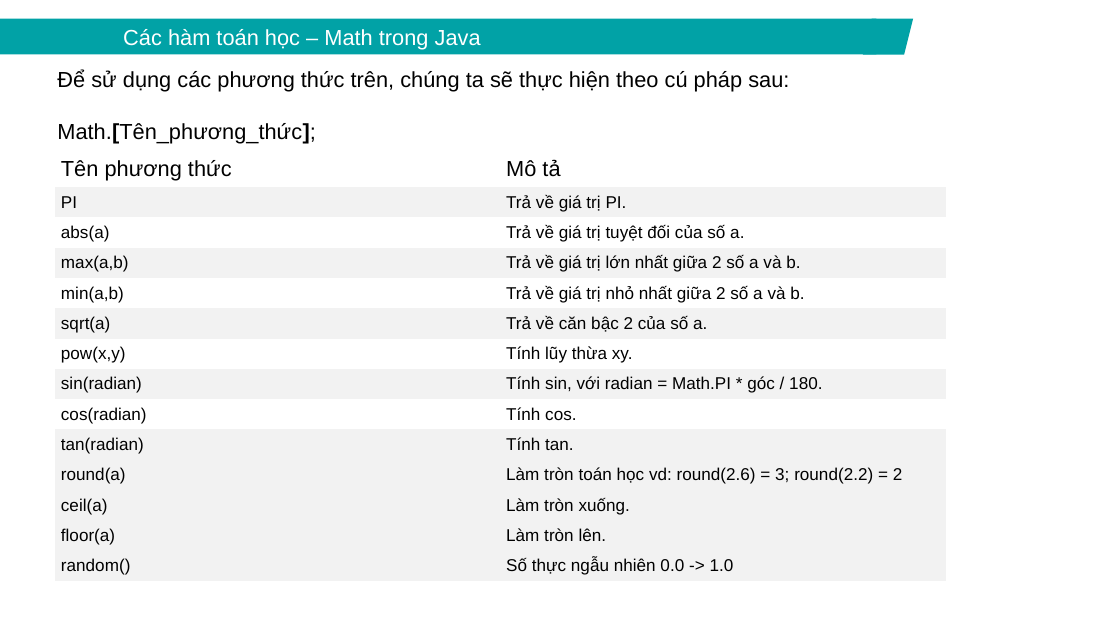
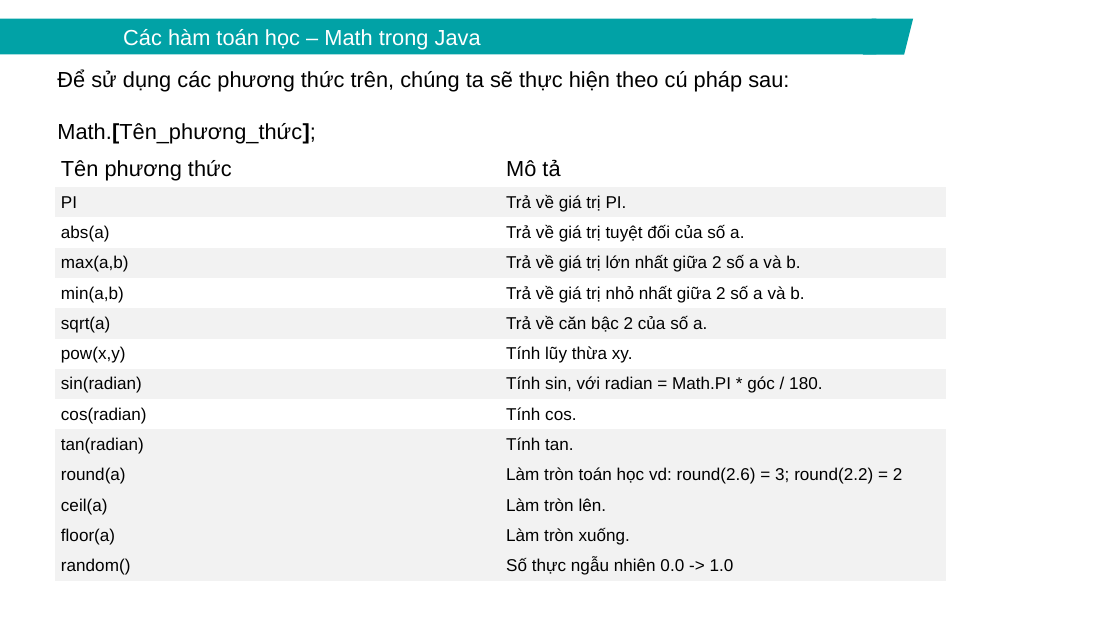
Before and after one commit to cuongpqfit/Java_10.1.2023, a slide deck: slide 17 of documents/Lesson 3 - Loop,Condition.pptx. Drawn at 1120x630 pixels with LibreOffice and Linux fonts; fonts in the diff are those of the drawing. Boxes give left, top, right and bottom in pixels: in the first picture for what was removed or moved away, otherwise in the second. Text is boxed around its words. In the diff, an @@ line names an element or a change of style, - is before the commit and + after.

```diff
--- a/documents/Lesson 3 - Loop,Condition.pptx
+++ b/documents/Lesson 3 - Loop,Condition.pptx
@@ table at [55, 151, 946, 601] @@
-row 12, column 2: Làm tròn xuống.
+row 12, column 2: Làm tròn lên.
-row 13, column 2: Làm tròn lên.
+row 13, column 2: Làm tròn xuống.
```
Also in this commit, not shown: 4 other files.
